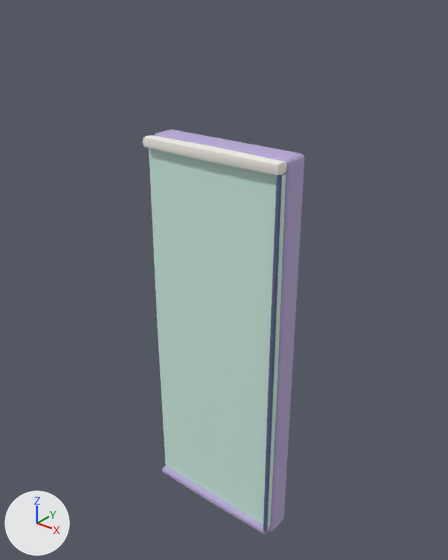
The glTF model dashboard/public/office/3d/kit/wall-blind.glb, before and after one commit.
Before and after are seen from a 50 mm lens placed at (2.22, -2.78, 3.54), pointed at (-0.03, 0.03, 1.8). Lighting does not change. The marker at lower left points along +X, +Y and +Z. The picture after the commit comes second. Where no turn or scale is listed for an object, it has been applied to the vertices. Vertices at exactly the same position are counted once.

Objects in the first picture: 'panel-gap', 'part', 'part.001', 'part.002', 'part.003'.
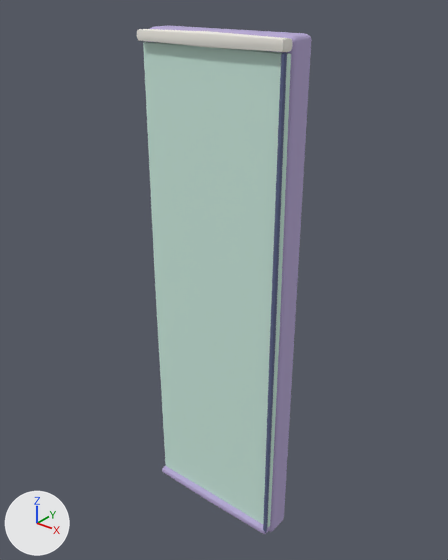
Where the newer file only moved an object's origin or applied its transform, the numbers keep the older frame.

Patch to the scene script:
```diff
--- a/dashboard/public/office/3d/kit/wall-blind.glb.py
+++ b/dashboard/public/office/3d/kit/wall-blind.glb.py
@@ me_part @@
 # used by ob_part; location = (0.0, 0.0, 1.35)
-me_part.from_pydata(...)  # 56 vertices, 108 faces; spans x -0.5..0.5, y -0.09..0.09, z -1.35..1.35
+me_part.from_pydata(...)  # 56 vertices, 108 faces; spans x -0.5..0.5, y -0.09..0.09, z -1.35..1.95
+# me_part part 1: the whole mesh is scaled about its middle by (1, 1, 1.23), then moved by (0.0, 0.0, 0.3)
 me_part.materials.append(mat_palette)
@@ me_part_001 @@
 # used by ob_part_001; location = (0.0, -0.11, 1.35)
-me_part_001.from_pydata(...)  # 26 vertices, 48 faces; spans x -0.5..0.5, y -0.03..0.03, z -1.28..1.28
+me_part_001.from_pydata(...)  # 26 vertices, 48 faces; spans x -0.5..0.5, y -0.03..0.03, z -1.58..1.58
+# me_part_001 part 2: the whole mesh is scaled about its middle by (1, 1, 1.24)
 me_part_001.materials.append(mat_palette)
@@ me_panel_gap @@
 # used by ob_panel_gap; location = (0.485, -0.15, 1.35)
-me_panel_gap.from_pydata(...)  # 26 vertices, 48 faces; spans x -0.01..0.01, y -0.02..0.02, z -1.28..1.28
+me_panel_gap.from_pydata(...)  # 26 vertices, 48 faces; spans x -0.01..0.01, y -0.02..0.02, z -1.58..1.58
+# me_panel_gap part 3: the whole mesh is scaled about its middle by (1, 1, 1.24)
 me_panel_gap.materials.append(mat_palette)
@@ ob_part_001 @@
 ob_part_001 = bpy.data.objects.new('part.001', me_part_001)
-ob_part_001.location = (0.0, -0.11, 1.35)
+ob_part_001.location = (0.0, -0.11, 1.65)
@@ ob_part_002 @@
 ob_part_002 = bpy.data.objects.new('part.002', me_part_002)
-ob_part_002.location = (0.0, -0.13, 2.66)
+ob_part_002.location = (0.0, -0.13, 3.26)
@@ ob_panel_gap @@
 ob_panel_gap = bpy.data.objects.new('panel-gap', me_panel_gap)
-ob_panel_gap.location = (0.485, -0.15, 1.35)
+ob_panel_gap.location = (0.485, -0.15, 1.65)
```

Where the change shows, as pixel boxes (x1, y1, x2, y2) in the pictures (448 x 560 px; the box of a moved part takes in the faces that stretch with it):
'part.001', moved, rescaled (8% wider, 28% taller): before (149, 148, 286, 527); after (143, 42, 291, 527)
'part', moved, rescaled (8% wider, 25% taller): before (154, 129, 305, 532); after (148, 26, 311, 532)
'part.002', moved: before (143, 135, 287, 175); after (137, 29, 293, 52)
'panel-gap', moved, rescaled (25% wider, 34% taller): before (263, 175, 282, 533); after (263, 52, 287, 533)
part 1 of me_part, moved or reshaped: before (154, 129, 305, 216); after (148, 26, 311, 216)
